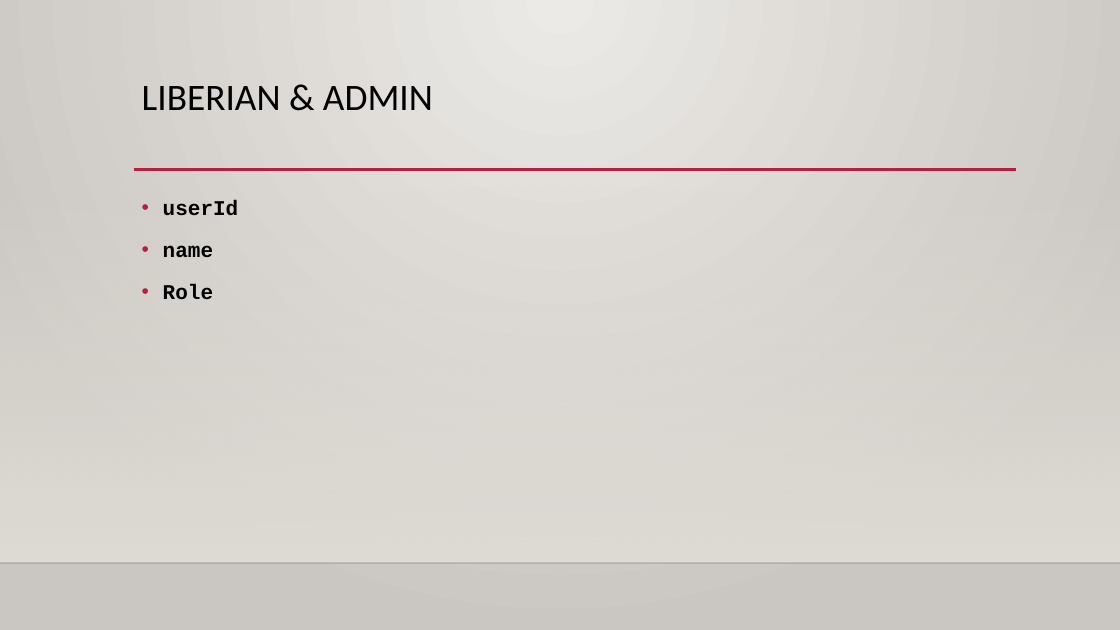
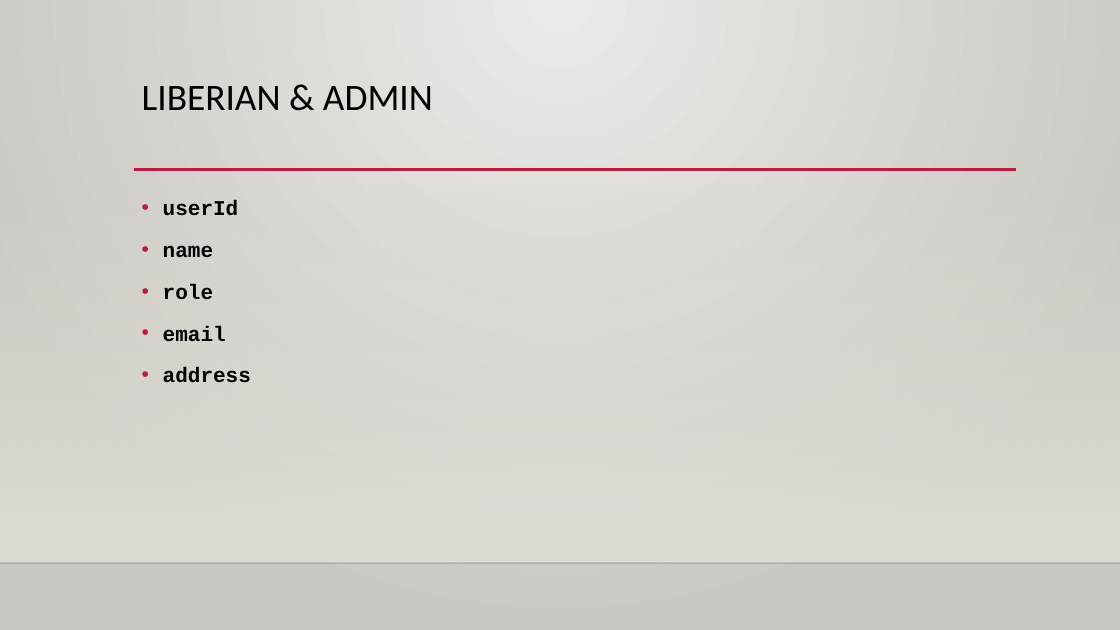
Before and after one commit to shuvenduofflinexoriant/Java_Case_study, a slide deck: slide 9 of PPT/Library management system.pptx. Drawn at 1120x630 pixels with LibreOffice and Linux fonts; fonts in the diff are those of the drawing; background and template pictures are left out. Boxes give left, top, right and bottom in pixels: in the first picture for what was removed or moved away, otherwise in the second. Text is boxed around its words. In the diff, an @@ line names an element or a change of style, - is before the commit and + after.

```diff
--- a/PPT/Library management system.pptx
+++ b/PPT/Library management system.pptx
@@ text at [163, 284, 251, 383]: text changed @@
-• Role
+• role
+• email
+• address
```
Also in this commit, not shown: 4 other slides changed, 1 slide added, 2 other files.
